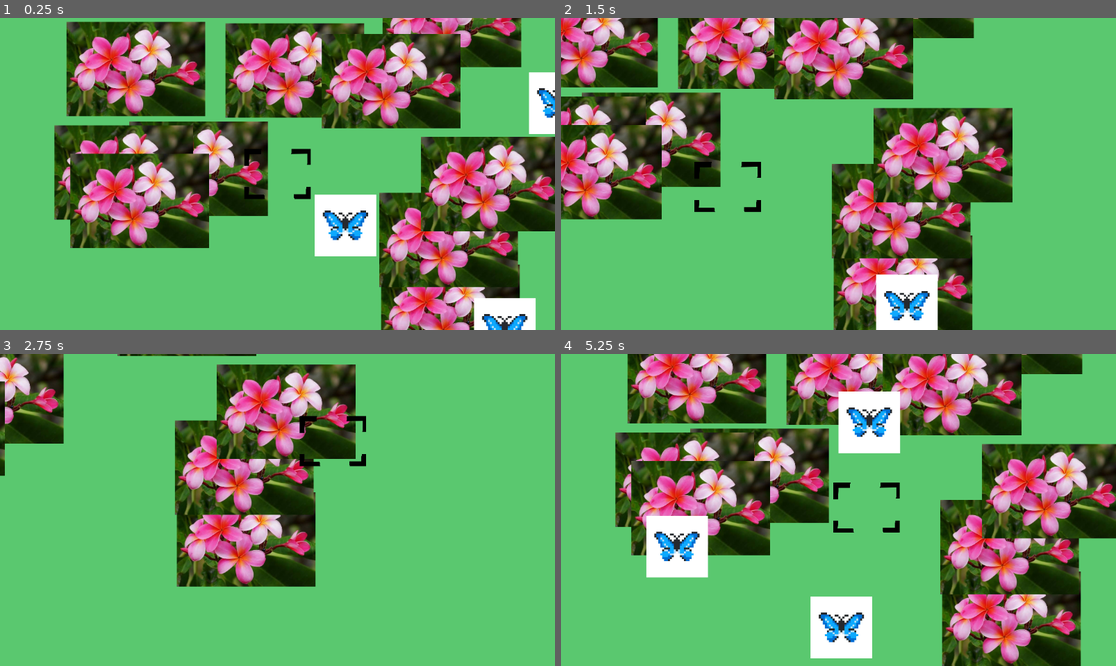
Above: before the commit, frames 1-4 (two rows, left to right).
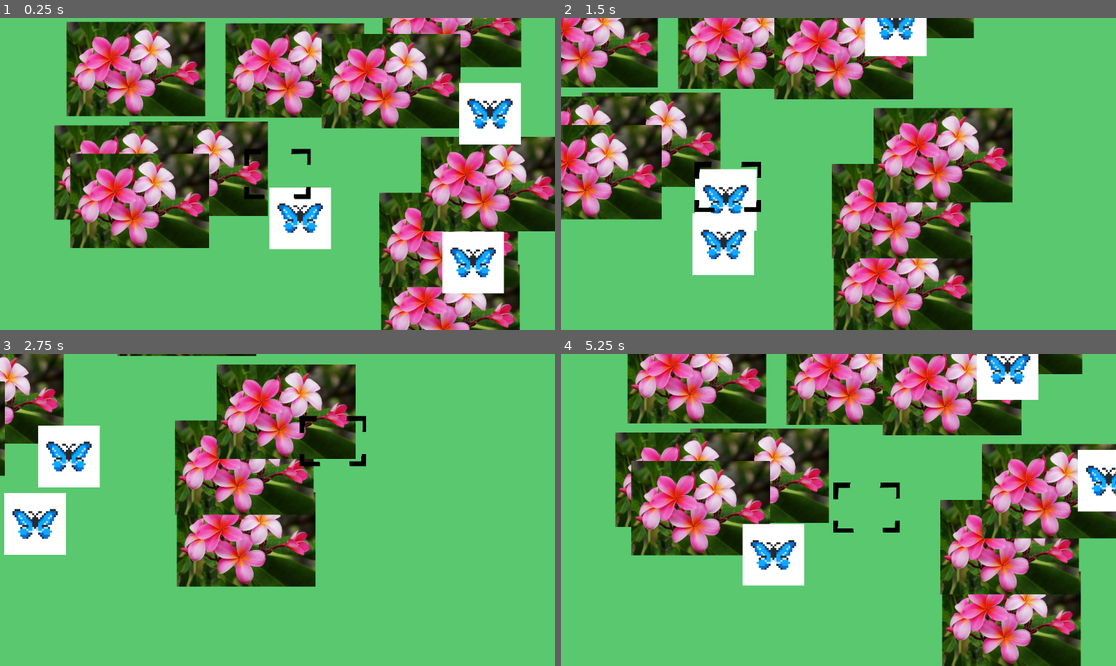
Above: after the commit, the same moments.

Repository: sophieTheProgrammer/MiniJam201
Game: Godot game, scene res://scenes/game.tscn
Two runs of this game, one before a commit and one after it. Both use one fixed random seed, a clock stepped at 60 frames per second and the inputs below.
Inputs (mouse positions are in pixels of both pictures, inside the frame that each line leads up to):
- Up to frame 1 (0.25 s): no input
- Up to frame 2 (1.5 s): move the mouse to (960, 158) at 0.52 s; hold Right (right_arrow) 0.53-1.28 s; click (960, 158) at 0.6 s; move the mouse to (727, 189) at 1.27 s; hold Down (down_arrow) from 1.28 s (still down); click (727, 189) at 1.35 s
- Up to frame 3 (2.75 s): move the mouse to (333, 441) at 2.02 s; release Down (down_arrow) at 2.03 s; hold Right (right_arrow) from 2.03 s (still down); click (333, 441) at 2.1 s
- Up to frame 4 (5.25 s): move the mouse to (810, 572) at 2.77 s; release Right (right_arrow) at 2.78 s; hold Up (up_arrow) 2.78-3.53 s; click (810, 572) at 2.85 s; move the mouse to (1005, 556) at 3.52 s; hold Left (left_arrow) 3.53-5.03 s; click (1005, 556) at 3.6 s; move the mouse to (672, 463) at 4.27 s; click (672, 463) at 4.35 s; move the mouse to (866, 510) at 5.02 s; hold Down (down_arrow) from 5.03 s (still down); click (866, 510) at 5.1 s

The runs differ from the first frame. In frame 1, 10% of the frame differs, in the area x 48-100%, y 17-100%; in frame 2, 7.1%; in frame 3, 4.4%; in frame 4, 12%, in the area x 15-100%, y 0-98%.

Commit message:
butterfly movement good

Diff:
--- a/photography-game/scenes/butterfly.gd
+++ /dev/null
@@ -1,15 +0,0 @@
-extends Node2D
-
-
-# Called when the node enters the scene tree for the first time.
-
-# Called every frame. 'delta' is the elapsed time since the previous frame.
-func _process(delta: float) -> void:
-	var speed_x = (randi() % 250) + 50
-	var speed_y = (randi() % 250) + 50
-	position.x += speed_x * delta
-	position.y += speed_y * delta
-	if (position.x >= Global.x_viewport_length/2 + 100):
-		position.x = -Global.x_viewport_length/2 - 100
-	if (position.y >= Global.y_viewport_length/2 + 100):
-		position.y = -Global.y_viewport_length/2 - 100
--- a/photography-game/scenes/butterfly.tscn
+++ b/photography-game/scenes/butterfly.tscn
@@ -1,7 +1,7 @@
 [gd_scene load_steps=3 format=3 uid="uid://cbgciqkletkme"]
 
 [ext_resource type="Texture2D" uid="uid://c7jjhaqqt0i4v" path="res://stockimg/istockphoto-1482089054-612x612.jpg" id="1_4ki4n"]
-[ext_resource type="Script" uid="uid://8203j0oyjgom" path="res://scenes/butterfly.gd" id="1_tq3rt"]
+[ext_resource type="Script" uid="uid://8203j0oyjgom" path="res://scripts/butterfly.gd" id="1_tq3rt"]
 
 [node name="Butterfly" type="Node2D"]
 script = ExtResource("1_tq3rt")
@@ -10,3 +10,8 @@
 position = Vector2(1.90735e-06, 1.90735e-06)
 scale = Vector2(0.20915, 0.20915)
 texture = ExtResource("1_4ki4n")
+
+[node name="MoveTimer" type="Timer" parent="."]
+wait_time = 0.001
+
+[connection signal="timeout" from="MoveTimer" to="." method="_on_timer_timeout"]
--- a/photography-game/scenes/game.tscn
+++ b/photography-game/scenes/game.tscn
@@ -3,7 +3,7 @@
 [ext_resource type="Script" uid="uid://b2g6yhlx61guo" path="res://scripts/game_manager.gd" id="1_lnu2h"]
 [ext_resource type="Texture2D" uid="uid://bj1v6pqph244i" path="res://stockimg/frame.png" id="2_lbhrr"]
 [ext_resource type="Script" uid="uid://bf26atblryn67" path="res://scripts/frame.gd" id="3_iywne"]
-[ext_resource type="Script" path="res://scenes/camera_2d.gd" id="4_lbhrr"]
+[ext_resource type="Script" uid="uid://bvyx5ug8n0gsd" path="res://scripts/camera_2d.gd" id="4_lbhrr"]
 
 [node name="game" type="Node2D"]
 
--- /dev/null
+++ b/photography-game/scripts/butterfly.gd
@@ -0,0 +1,29 @@
+extends Node2D
+
+@onready var move_timer: Timer = $MoveTimer
+var x_viewport_length = 1152
+var y_viewport_length = 648
+var rand_x = position.x
+var rand_y = position.y
+var min_wait_time = 3
+var max_wait_time = 7 - min_wait_time
+var velocity = Vector2.ZERO
+var min_speed = 3
+var max_speed = 6 - min_speed
+var speed = 4.0
+const ACCELERATION = 4
+# Called when the node enters the scene tree for the first time.
+func _ready() -> void:
+	move_timer.start()
+# Called every frame. 'delta' is the elapsed time since the previous frame.
+func _process(delta: float) -> void:
+	position = position.move_toward(Vector2(rand_x, rand_y), speed * 100 * delta)
+	speed = move_toward(float(speed), 0.0, float(.01))
+
+func _on_timer_timeout() -> void:
+	rand_x = (randi() % Global.x_viewport_length) - Global.x_viewport_length/2
+	rand_y = (randi() % Global.y_viewport_length) - Global.y_viewport_length/2
+	speed = (randi() % max_speed) + min_speed
+	move_timer.wait_time = (randi() % max_wait_time) + min_wait_time
+	print("timer ended, new timer: ", move_timer.wait_time)
+	print("new x, y: ", rand_x, ", ", rand_y)
Renamed: photography-game/scenes/butterfly.gd.uid -> photography-game/scripts/butterfly.gd.uid
Renamed: photography-game/scenes/camera_2d.gd -> photography-game/scripts/camera_2d.gd
Renamed: photography-game/scenes/camera_2d.gd.uid -> photography-game/scripts/camera_2d.gd.uid
